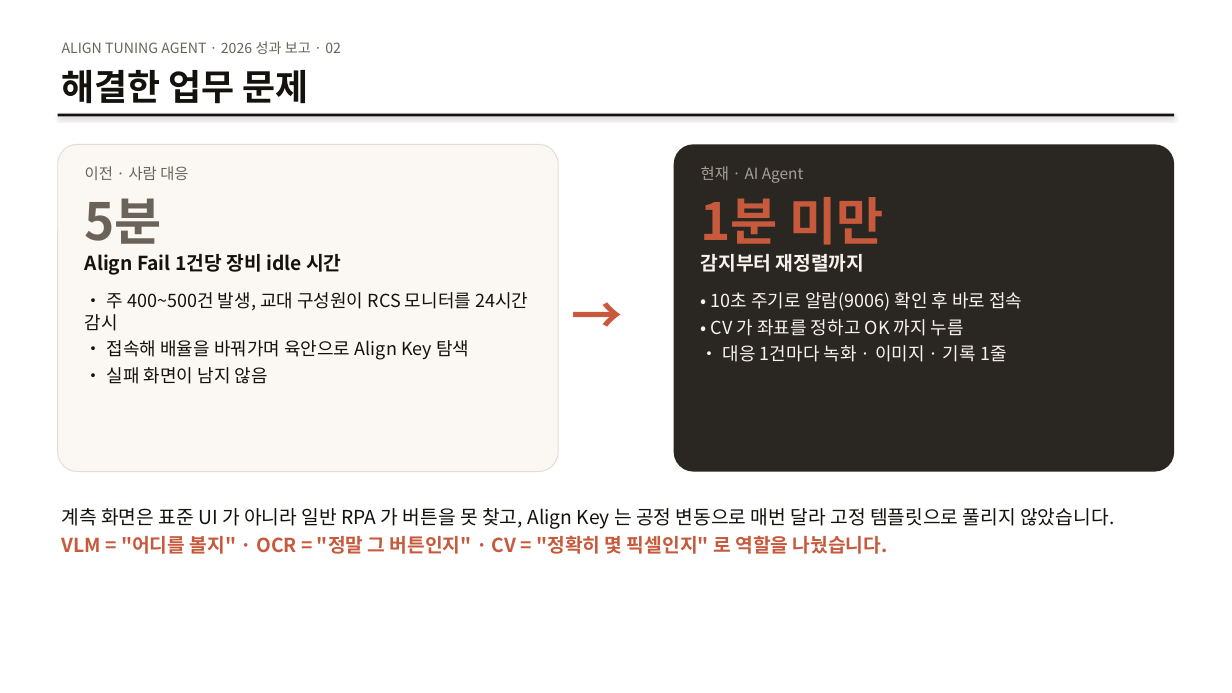
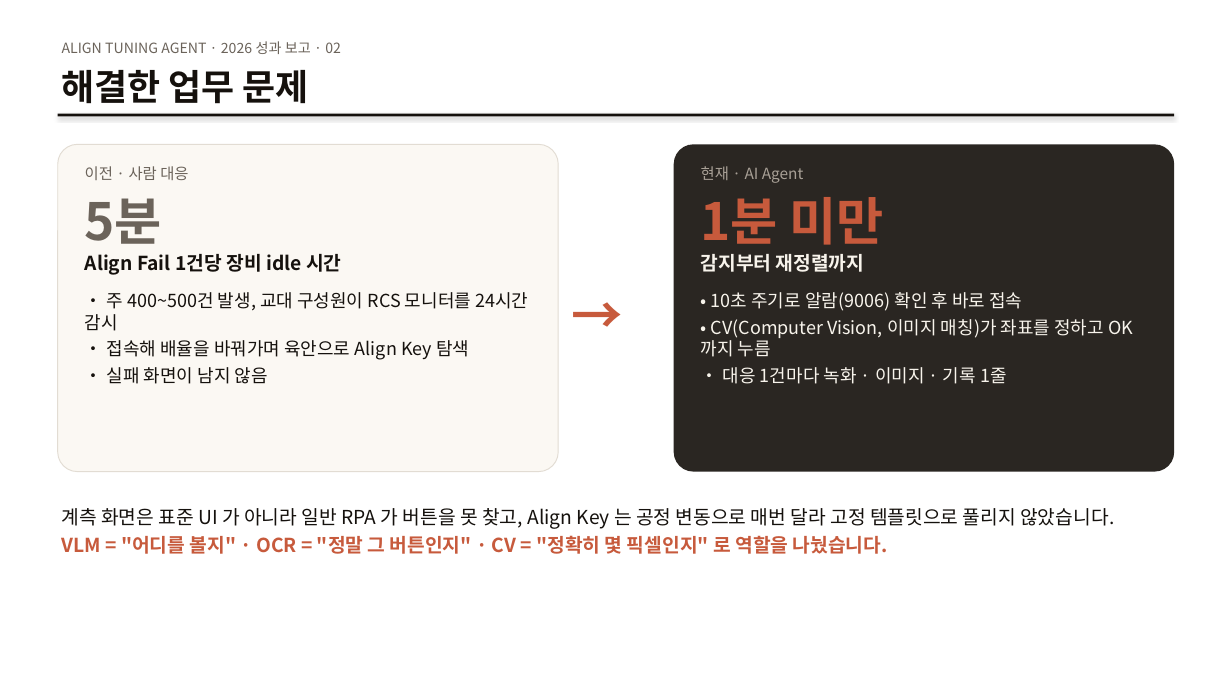
Before and after one commit to DarrenKoi/auto_recipe_creator, a slide deck: slide 3 of docs/project_progress/Align_Tuning_Agent_2026_year_end.pptx. Drawn at 1232x693 pixels with LibreOffice and Linux fonts; fonts in the diff are those of the drawing. Boxes give left, top, right and bottom in pixels: in the first picture for what was removed or moved away, otherwise in the second. Text is boxed around its words. In the diff, an @@ line names an element or a change of style, - is before the commit and + after.

```diff
--- a/docs/project_progress/Align_Tuning_Agent_2026_year_end.pptx
+++ b/docs/project_progress/Align_Tuning_Agent_2026_year_end.pptx
@@ text at [701,319,1133,357]: text changed @@
-• CV 가 좌표를 정하고 OK 까지 누름
+• CV(Computer Vision, 이미지 매칭)가 좌표를 정하고 OK 까지 누름
```
Also in this commit, not shown: 2 other slides changed, 2 other files.
